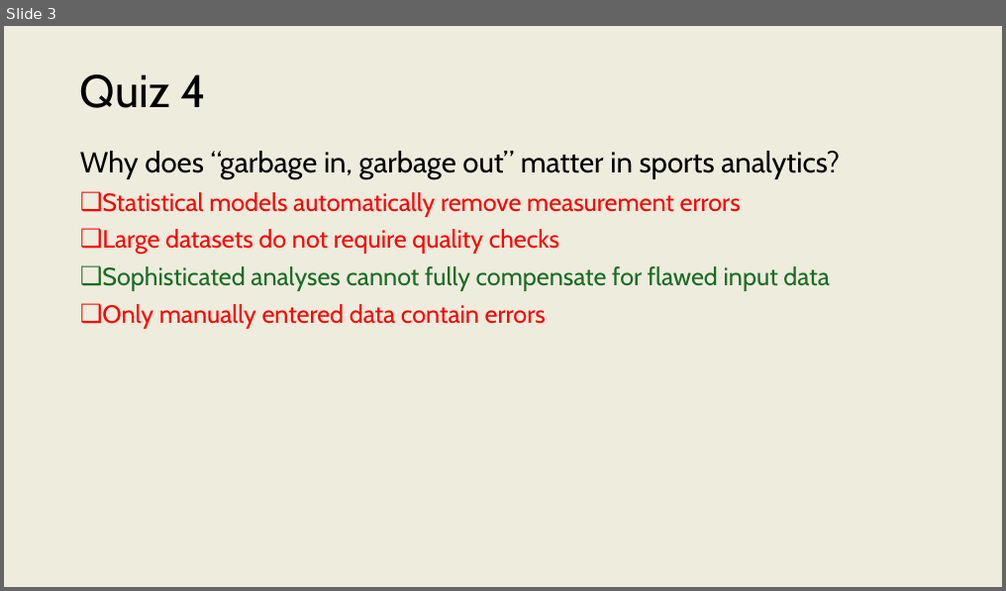
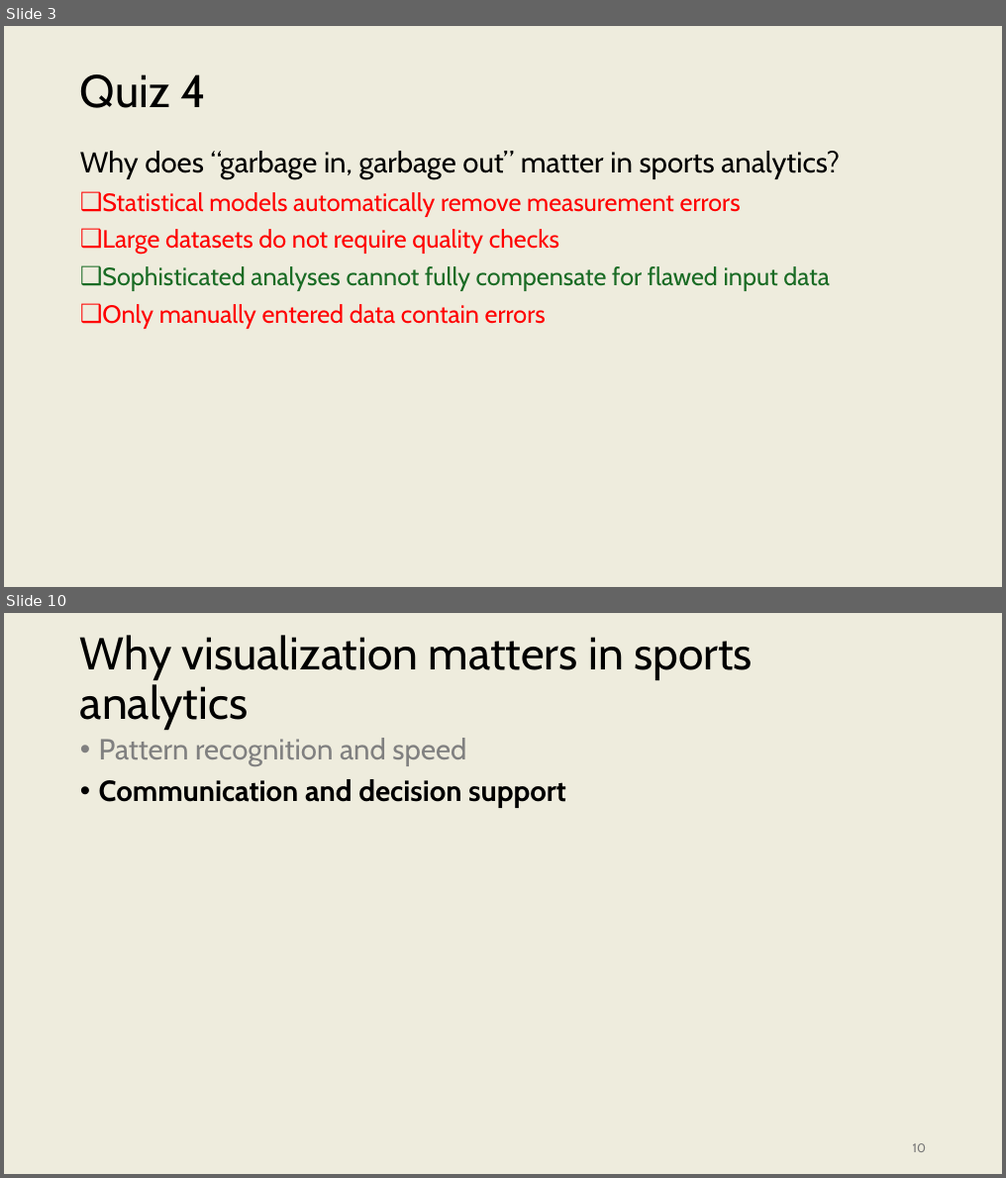
Before and after one commit to onishisaryu/HES-3000-Sports-Data-Analytics, a slide deck: pptx/Lecture7.pptx. Shown one above the other, each under a label of ours: slide 3 before the commit, slides 3 and 10 after it; the slides between them are not shown. The pictures are 1006x591 and 1006x1178 pixels, drawn with LibreOffice and Linux fonts; fonts in the diff are those of the drawing. Boxes give left, top, right and bottom in pixels: in the first picture for what was removed or moved away, otherwise in the second. Text is boxed around its words. In the diff, an @@ line names an element or a change of style, - is before the commit and + after.

```diff
--- a/pptx/Lecture7.pptx
+++ b/pptx/Lecture7.pptx
@@ slide 10 added at box(4, 613, 1002, 1174), background #EEECDD @@
@@ title added at box(80, 635, 752, 730), 44 pt, text #000000 @@
+Why visualization matters in sports analytics
@@ text added at box(99, 738, 566, 808), 28 pt, text #000000, bold @@
+• Pattern recognition and speed
+• Communication and decision support
@@ page number added at box(913, 1144, 926, 1153), 12 pt, text #797979 @@
+10
```
Also in this commit, not shown: 2 slides changed, 28 other slides added, 1 slide removed.
